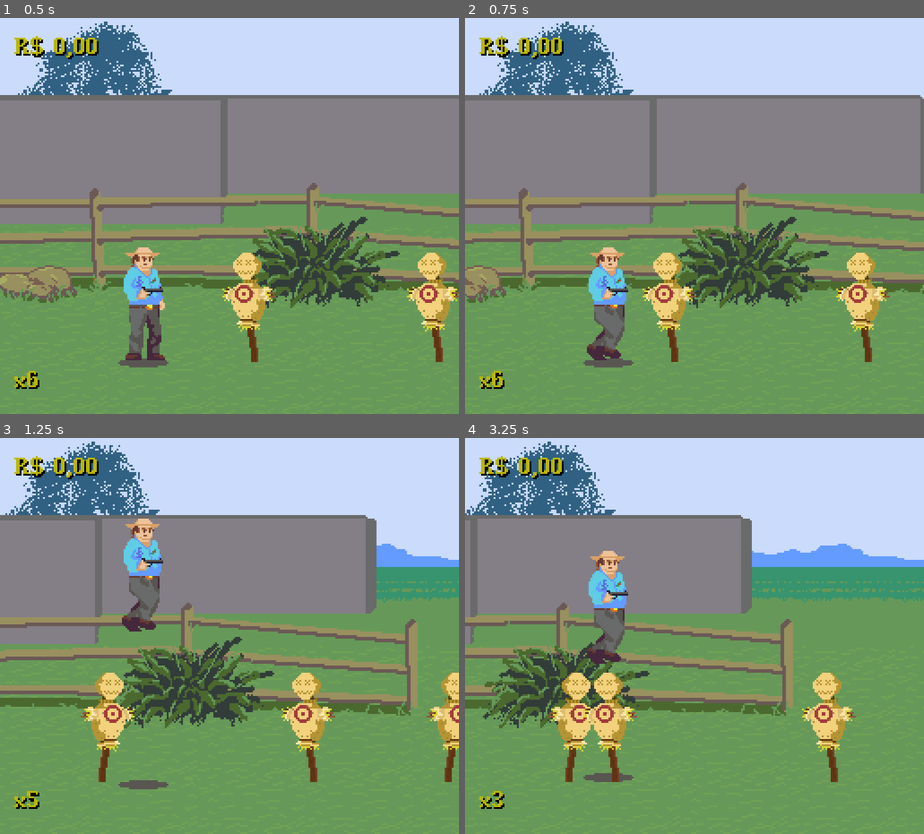
Above: before the commit, frames 1-4 (two rows, left to right).
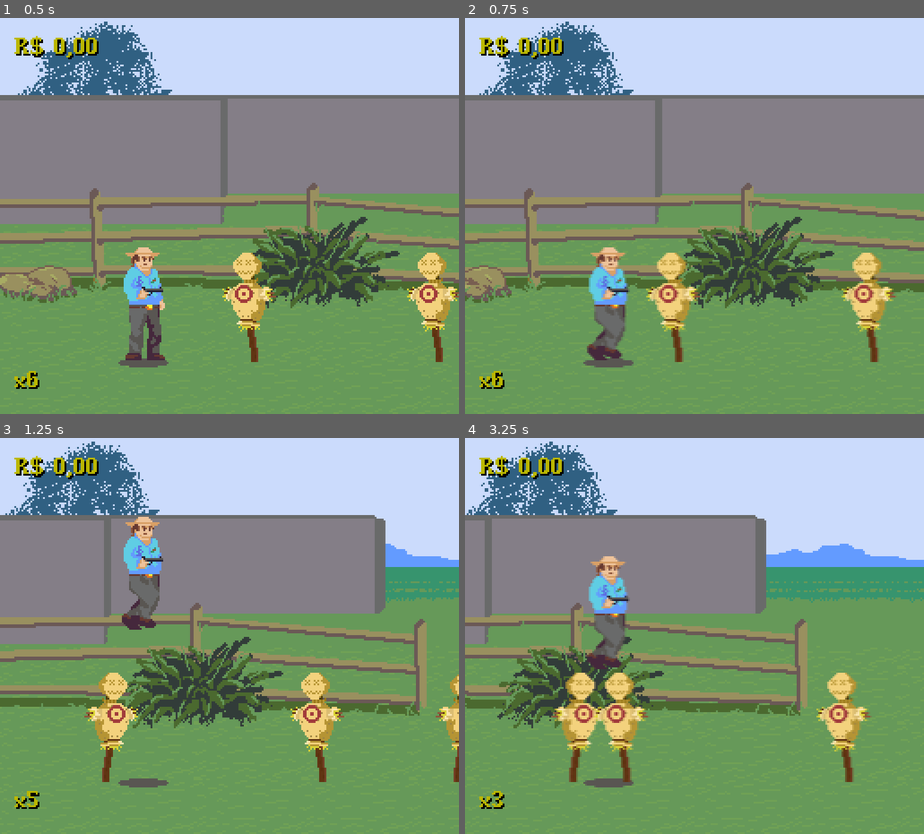
Above: after the commit, the same moments.

Repository: lixbearg/obrigado-a-matar-godot
Game: Godot game, scene res://scenes/main.tscn
Same seed, same stepped clock (60 frames per second), same inputs: the game is played once before the commit and once after it.
Inputs:
- Up to frame 1 (0.5 s): no input
- Up to frame 2 (0.75 s): hold D (right) from 0.53 s (still down); hold S (crouch) from 0.53 s (still down)
- Up to frame 3 (1.25 s): keep holding D (right); keep holding S (crouch); tap Space (jump) at 0.77, 1.07 s; tap , (shoot) at 0.8 s
- Up to frame 4 (3.25 s): release S (crouch) at 1.28 s; tap , (shoot) at 1.35, 3.05 s; tap Space (jump) at 1.52, 1.55, 1.82, 2.1, 3.02 s; release D (right) at 2.03 s; hold A (left) 2.03-2.78 s; hold S (crouch) 2.03-2.78 s; hold D (right) from 2.78 s (still down); tap S (crouch) at 2.85 s

Frame 1 is identical in both runs. In frame 2, 8.3% of the frame differs, in the area x 0-100%, y 19-88%; in frame 3, 12%; in frame 4, 15%, in the area x 0-100%, y 0-89%.

Commit message:
Add basic state machine implementation to player

Diff:
--- a/scenes/actor/actor.gd
+++ b/scenes/actor/actor.gd
@@ -5,6 +5,7 @@
 var speed : float = 300.0
 var jump_velocity : float = -400.0
 var direction : int = 0
+var facing_direction : int = 1
 
 
 func _physics_process(delta):
--- a/scenes/enemy/henchman/henchman.gd
+++ b/scenes/enemy/henchman/henchman.gd
@@ -19,8 +19,8 @@
 func _physics_process(delta):
 #	set_direction()
 #	walk()
-	if velocity.length() > 0:
-		print("run animation")
+#	if velocity.length() > 0:
+#		print("run animation")
 
 	sprite_2d.flip_h = velocity.x > 0
 	super(delta)
--- a/scenes/player/player.gd
+++ b/scenes/player/player.gd
@@ -6,49 +6,20 @@
 @onready var skin : ActorSkin = $Skin
 @onready var hurt_sfx = $HurtSFX
 
-
 var default_skin = preload("res://scenes/player/skins/joao_amorim.tres")
-var floor_initial_position : int
-var player_facing_direction : int = 1
-var is_walking : bool = false
-var is_crouching : bool = false
 
 
 func _ready():
-	speed = 100.0
-	floor_initial_position = shadow.global_position.y
 	skin.set_sprite_frames(default_skin)
 	GameManager.player = self
 
 
 func _physics_process(delta):
-	var input_axis = Input.get_axis("left", "right")
-	handle_movement(delta)
-	handle_jump()
-	handle_attacking()
 	apply_friction(delta)
-	update_animations(input_axis)
 	super(delta)
 
 
-func handle_movement(delta):
-	direction = Input.get_axis("left", "right")
-	if direction:
-		is_walking = true
-		walk()
-	else:
-		is_walking = false
-	is_crouching = Input.is_action_pressed("crouch") and is_on_floor() and !direction
-
-
-func handle_jump():
-	if Input.is_action_just_pressed("jump"):
-		jump()
-
-
 func handle_attacking():
-	if Input.is_action_just_pressed("shoot"):
-		weapon.shoot(player_facing_direction, is_crouching)
 	if Input.is_action_just_pressed("reload"):
 		weapon.reload()
 
@@ -58,21 +29,5 @@
 		velocity.x = move_toward(velocity.x, 0, speed)
 
 
-func update_animations(input_axis):
-	if input_axis != 0 and !is_on_wall():
-		skin.flip_h = input_axis < 0
-		player_facing_direction = input_axis
-		skin.play("walk")
-	elif is_crouching:
-		skin.play("crouch")
-	else:
-		skin.play("idle")
-
-	shadow.global_position.x = global_position.x
-	shadow.global_position.y = floor_initial_position
-
-	if not is_on_floor():
-		skin.play("jump")
-
 func die():
 	print("died!")
--- a/scenes/player/player.tscn
+++ b/scenes/player/player.tscn
@@ -1,13 +1,21 @@
-[gd_scene load_steps=11 format=3 uid="uid://cjv2yrs1wnxy0"]
+[gd_scene load_steps=19 format=3 uid="uid://cjv2yrs1wnxy0"]
 
 [ext_resource type="Script" path="res://scenes/player/player.gd" id="1_4fi5j"]
 [ext_resource type="PackedScene" uid="uid://bdp6ic71heycc" path="res://scenes/actor/actor_skin.tscn" id="2_t6w4x"]
+[ext_resource type="Script" path="res://scenes/player/shadow.gd" id="3_76xwy"]
 [ext_resource type="Texture2D" uid="uid://cjwx2imy3d6cw" path="res://assets/sprites/player/joao_shadow.png" id="4_rrxgl"]
 [ext_resource type="PackedScene" uid="uid://3cwgn66gymkt" path="res://scenes/components/hitbox_component.tscn" id="6_7tqdr"]
 [ext_resource type="SpriteFrames" uid="uid://cx6tru4oe8h46" path="res://scenes/player/skins/joao_amorim.tres" id="6_elww2"]
 [ext_resource type="PackedScene" uid="uid://bons0287n5dwl" path="res://scenes/player/weapon.tscn" id="6_s0tcu"]
 [ext_resource type="PackedScene" uid="uid://dx6tu6xnkjyk" path="res://scenes/components/health_component.tscn" id="7_bi0dc"]
 [ext_resource type="AudioStream" uid="uid://c1kdodypc1k80" path="res://assets/sfx/player_hurt.wav" id="8_uyej7"]
+[ext_resource type="Script" path="res://scenes/actor/state_machine.gd" id="9_bgxvh"]
+[ext_resource type="Script" path="res://scenes/player/states/player_idle.gd" id="10_pucx8"]
+[ext_resource type="Script" path="res://scenes/player/states/player_base_state.gd" id="11_bjxpk"]
+[ext_resource type="Script" path="res://scenes/player/states/player_walk.gd" id="12_18br7"]
+[ext_resource type="Script" path="res://scenes/player/states/player_crouch.gd" id="13_u6x8o"]
+[ext_resource type="Script" path="res://scenes/player/states/player_jump.gd" id="14_a88pi"]
+[ext_resource type="Script" path="res://scenes/player/states/player_shoot.gd" id="16_7p3i7"]
 
 [sub_resource type="RectangleShape2D" id="RectangleShape2D_xsjyr"]
 size = Vector2(22, 62)
@@ -25,6 +33,7 @@
 
 [node name="Shadow" type="Sprite2D" parent="."]
 texture = ExtResource("4_rrxgl")
+script = ExtResource("3_76xwy")
 
 [node name="Weapon" parent="." instance=ExtResource("6_s0tcu")]
 
@@ -46,3 +55,25 @@
 
 [node name="HurtSFX" type="AudioStreamPlayer" parent="."]
 stream = ExtResource("8_uyej7")
+
+[node name="StateMachine" type="Node" parent="." node_paths=PackedStringArray("initial_state")]
+script = ExtResource("9_bgxvh")
+initial_state = NodePath("Idle")
+
+[node name="Idle" type="Node" parent="StateMachine"]
+script = ExtResource("10_pucx8")
+
+[node name="PlayerBaseState" type="Node" parent="StateMachine"]
+script = ExtResource("11_bjxpk")
+
+[node name="Walk" type="Node" parent="StateMachine"]
+script = ExtResource("12_18br7")
+
+[node name="Crouch" type="Node" parent="StateMachine"]
+script = ExtResource("13_u6x8o")
+
+[node name="Jump" type="Node" parent="StateMachine"]
+script = ExtResource("14_a88pi")
+
+[node name="Shoot" type="Node" parent="StateMachine"]
+script = ExtResource("16_7p3i7")
--- /dev/null
+++ b/scenes/player/shadow.gd
@@ -0,0 +1,13 @@
+extends Sprite2D
+
+@onready var player = $".."
+var floor_position : int
+
+
+func _ready():
+	floor_position = player.global_position.y
+
+
+func _process(delta):
+	global_position.x = player.global_position.x
+	global_position.y = floor_position
--- /dev/null
+++ b/scenes/player/states/player_base_state.gd
@@ -0,0 +1,13 @@
+class_name PlayerBaseState
+extends State
+
+@export var move_speed : int = 400
+
+@onready var skin = $"../../Skin"
+@onready var player = $"../.."
+
+
+func _physics_process(_delta):
+	if Input.get_axis("left", "right") != 0:
+		skin.flip_h = Input.get_axis("left", "right") < 0
+		player.facing_direction = Input.get_axis("left", "right")
--- /dev/null
+++ b/scenes/player/states/player_crouch.gd
@@ -0,0 +1,13 @@
+class_name PlayerCrouch
+extends PlayerBaseState
+
+
+func enter():
+	skin.play("crouch")
+
+
+func physics_update(delta : float):
+	if Input.is_action_just_pressed("jump"):
+		transitioned.emit(self, "jump")
+	elif !Input.is_action_pressed("crouch"):
+		transitioned.emit(self, "idle")
--- a/scenes/player/states/player_idle.gd
+++ b/scenes/player/states/player_idle.gd
@@ -1,2 +1,17 @@
 class_name PlayerIdle
-extends State
+extends PlayerBaseState
+
+
+func enter():
+	skin.play("idle")
+
+
+func physics_update(delta : float):
+	if Input.get_axis("left", "right"):
+		transitioned.emit(self, "walk")
+	elif Input.is_action_pressed("crouch") and player.is_on_floor():
+		transitioned.emit(self, "crouch")
+	elif Input.is_action_just_pressed("jump"):
+		transitioned.emit(self, "jump")
+	elif Input.is_action_just_pressed("shoot"):
+		transitioned.emit(self, "shoot")
--- /dev/null
+++ b/scenes/player/states/player_jump.gd
@@ -0,0 +1,25 @@
+class_name PlayerJump
+extends PlayerBaseState
+
+
+func enter():
+	skin.play("jump")
+	player.jump()
+
+
+func physics_update(delta : float):
+	var direction = Input.get_axis("left", "right")
+	player.velocity.x = direction * move_speed
+
+	if Input.is_action_just_pressed("shoot"):
+		transitioned.emit(self, "shoot")
+
+	if !player.is_on_floor():
+		return
+
+	if Input.get_axis("left", "right"):
+		transitioned.emit(self, "walk")
+	elif Input.is_action_pressed("crouch"):
+		transitioned.emit(self, "crouch")
+	else:
+		transitioned.emit(self, "idle")
--- /dev/null
+++ b/scenes/player/states/player_shoot.gd
@@ -0,0 +1,17 @@
+class_name PlayerShoot
+extends PlayerBaseState
+
+
+func enter():
+	player.weapon.shoot(player.facing_direction, false)
+
+
+func physics_update(delta : float):
+	if !player.is_on_floor():
+		transitioned.emit(self, "jump")
+	elif Input.get_axis("left", "right"):
+		transitioned.emit(self, "walk")
+	elif Input.is_action_pressed("crouch"):
+		transitioned.emit(self, "crouch")
+	else:
+		transitioned.emit(self, "idle")
--- /dev/null
+++ b/scenes/player/states/player_walk.gd
@@ -0,0 +1,18 @@
+class_name PlayerWalk
+extends PlayerBaseState
+
+
+func enter():
+	skin.play("walk")
+
+
+func physics_update(delta : float):
+	var direction = Input.get_axis("left", "right")
+	player.velocity.x = direction * move_speed
+	if Input.is_action_just_pressed("jump"):
+		transitioned.emit(self, "jump")
+	elif Input.is_action_just_pressed("shoot"):
+		transitioned.emit(self, "shoot")
+	elif direction == 0:
+		transitioned.emit(self, "idle")
+		return
--- a/scenes/player/weapon.gd
+++ b/scenes/player/weapon.gd
@@ -18,6 +18,7 @@
 
 
 func shoot(player_facing_direction : int, is_crouching : bool):
+	print("Shoot!")
 	if !reload_timer.is_stopped(): return
 	var player_position = GameManager.get_player_position()
 	var bullet = bullet_scene.instantiate()
